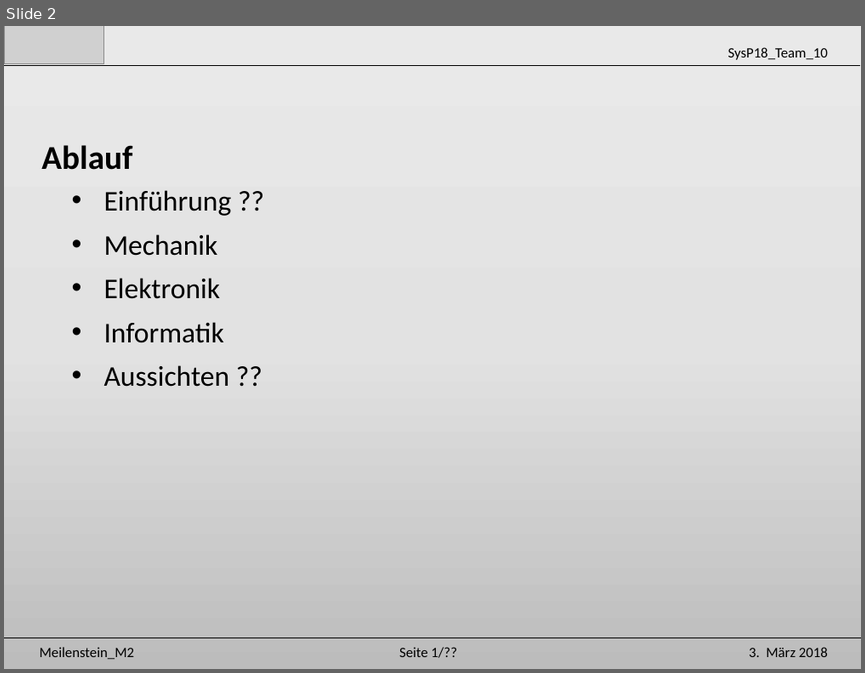
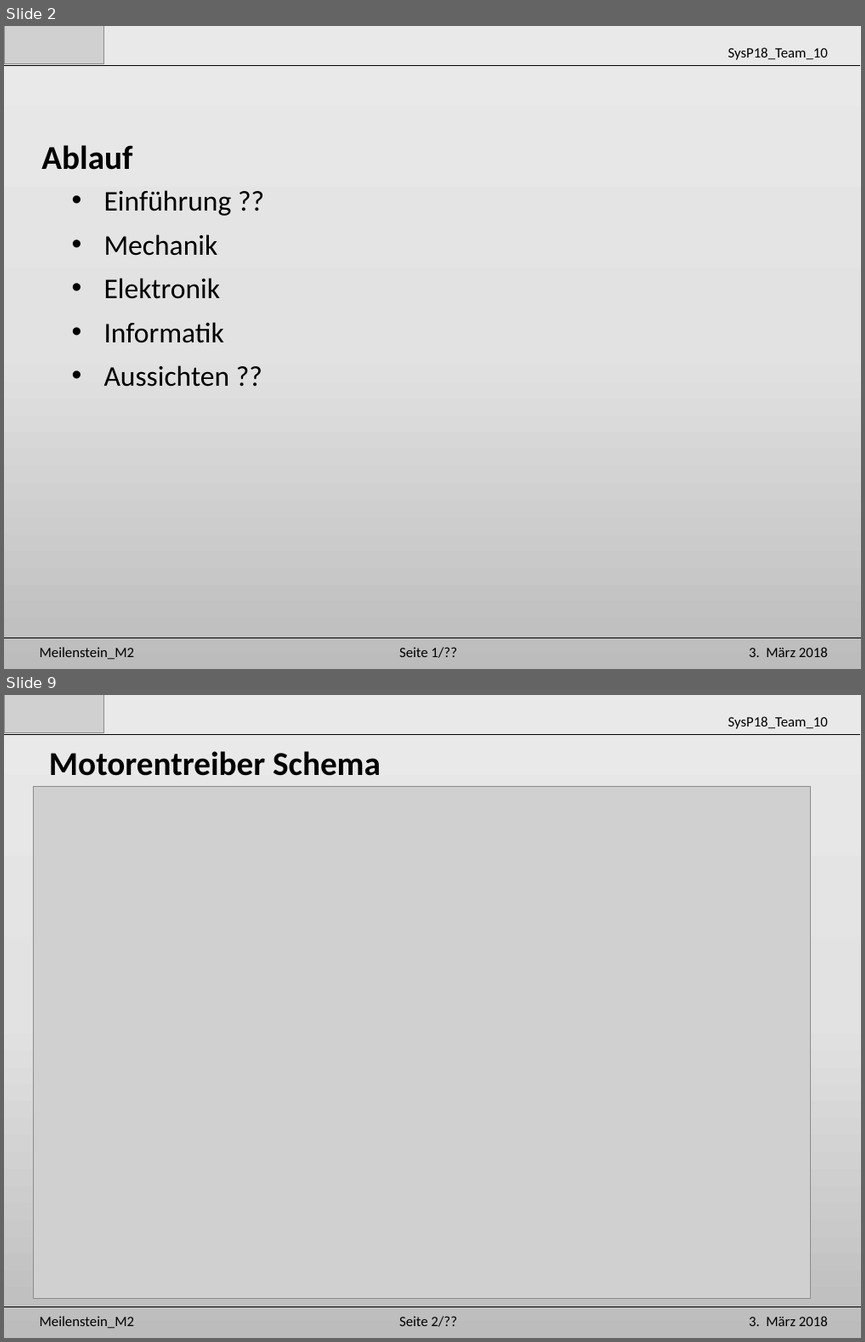
Before and after one commit to Unaqwyn/SysP18_1cv, a slide deck: 01_Organisation/02_Meilensteine/m2/M2_Elek.pptx. Shown one above the other, each under a label of ours: slide 2 before the commit, slides 2 and 9 after it; the slides between them are not shown. The pictures are 865x673 and 865x1342 pixels, drawn with LibreOffice and Linux fonts; fonts in the diff are those of the drawing; grey boxes stand for pictures. Boxes give left, top, right and bottom in pixels: in the first picture for what was removed or moved away, otherwise in the second. Text is boxed around its words. In the diff, an @@ line names an element or a change of style, - is before the commit and + after.

```diff
--- a/01_Organisation/02_Meilensteine/m2/M2_Elek.pptx
+++ b/01_Organisation/02_Meilensteine/m2/M2_Elek.pptx
@@ slide 9 added at bbox=[4, 695, 861, 1338], background gradient #EBEAEA to #E4E3E3 to #BDBCBC @@
@@ picture added at bbox=[4, 695, 104, 732] @@
@@ text added at bbox=[728, 716, 828, 729], 12 pt, text #000000 @@
+SysP18_Team_10
@@ line added from (4, 734) to (860, 734), #000000 0.5 pt @@
@@ text added at bbox=[49, 751, 381, 776], 28 pt, text #000000, bold @@
+Motorentreiber Schema
@@ picture added at bbox=[33, 787, 811, 1299] @@
@@ line added from (4, 1307) to (861, 1307), #000000 0.5 pt @@
@@ text added at bbox=[40, 1315, 135, 1328], 12 pt, text #000000 @@
+Meilenstein_M2
@@ text added at bbox=[399, 1315, 457, 1327], 12 pt, text #000000 @@
+Seite 2/??
@@ text added at bbox=[749, 1315, 828, 1326], 12 pt, text #000000 @@
+3. März 2018
```
Also in this commit, not shown: 2 slides changed, 7 other slides added, 10 other files.
